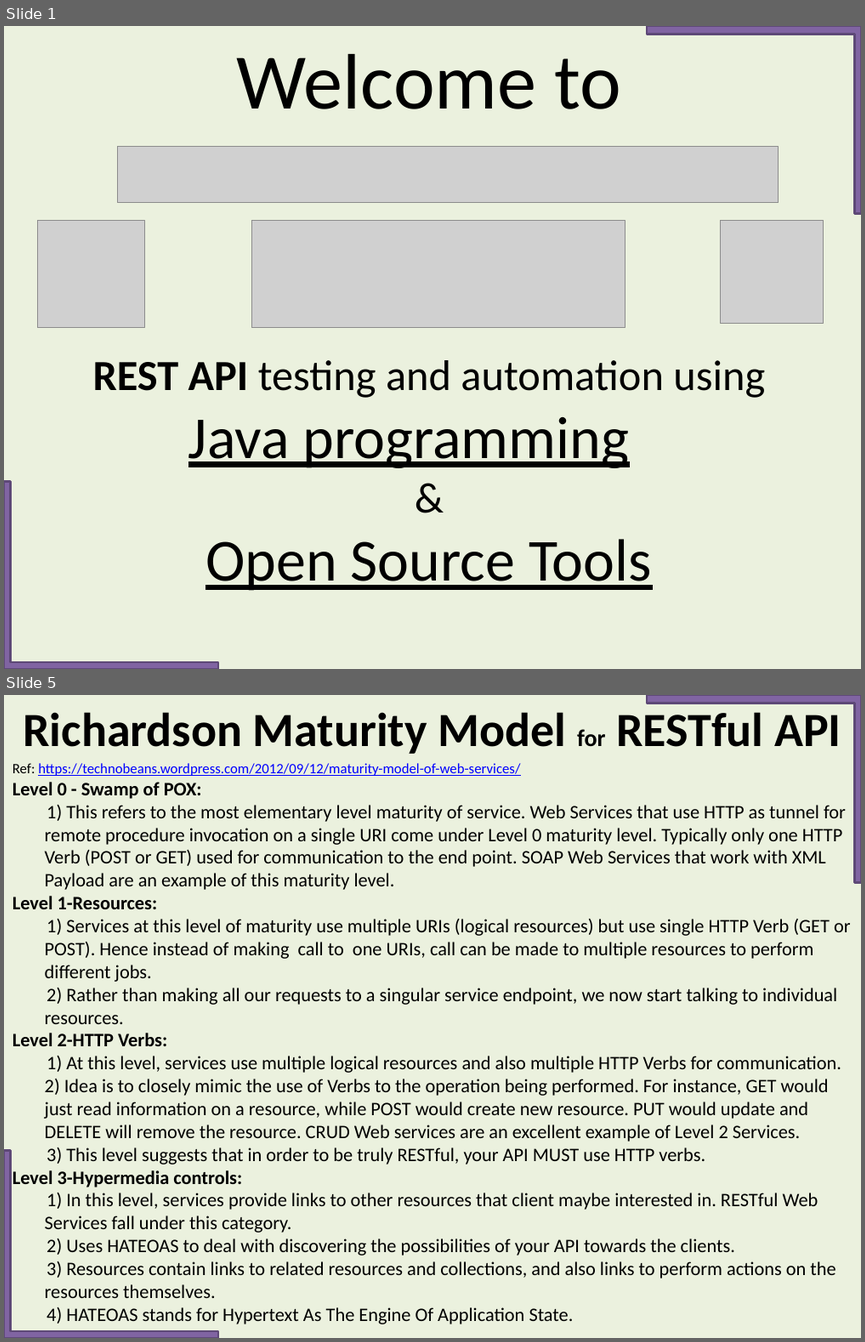
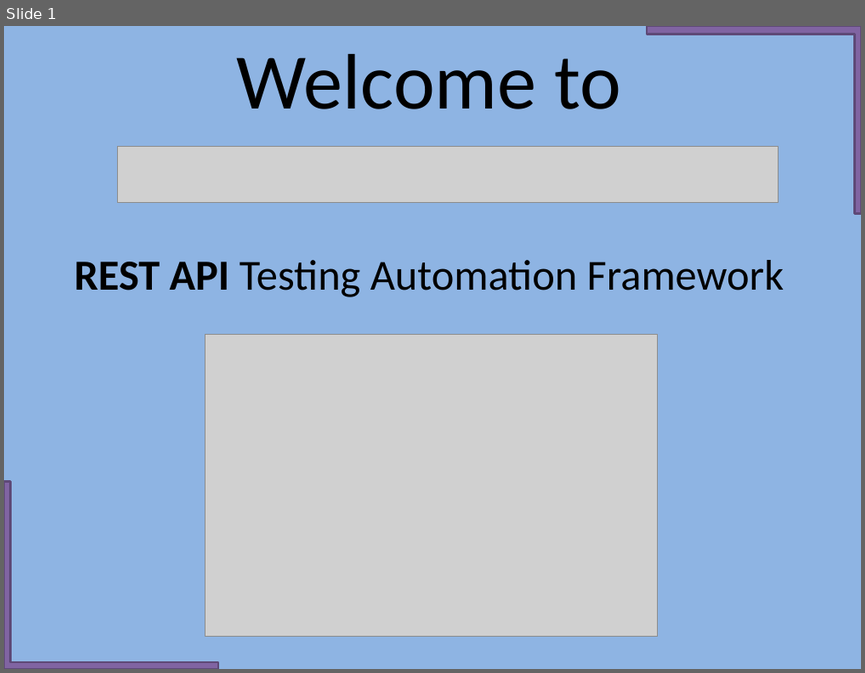
Before and after one commit to imademethink/imademethink_REST_api_automation, a slide deck: PPT_testing_using_Java/REST_API_Testing_Using_Programming_Java.pptx. Shown one above the other, each under a label of ours: slides 1 and 5 before the commit, slide 1 after it; the slides between them are not shown. The pictures are 865x1342 and 865x673 pixels, drawn with LibreOffice and Linux fonts; fonts in the diff are those of the drawing; grey boxes stand for pictures. Boxes give left, top, right and bottom in pixels: in the first picture for what was removed or moved away, otherwise in the second. Text is boxed around its words. In the diff, an @@ line names an element or a change of style, - is before the commit and + after.

```diff
--- a/PPT_testing_using_Java/REST_API_Testing_Using_Programming_Java.pptx
+++ b/PPT_testing_using_Java/REST_API_Testing_Using_Programming_Java.pptx
@@ slide 5 removed at (4,695,861,1338), background #EBF1DE @@
@@ text removed at (23,712,841,754) @@
-Richardson Maturity Model for RESTful API
@@ corner removed at (647,695,861,883) @@
@@ text removed at (12,763,851,1324) @@
-Ref: https://technobeans.wordpress.com/2012/09/12/maturity-model-of-web-services/
-Level 0 - Swamp of POX:
-1) This refers to the most elementary level maturity of service. Web Services that use HTTP as tunnel for remote procedure invocation on a single URI come under Level 0 maturity level. Typically only one HTTP Verb (POST or GET) used for communication to the end point. SOAP Web Services that work with XML Payload are an example of this maturity level.
-Level 1-Resources:
-1) Services at this level of maturity use multiple URIs (logical resources) but use single HTTP Verb (GET or POST). Hence instead of making call to one URIs, call can be made to multiple resources to perform different jobs.
-2) Rather than making all our requests to a singular service endpoint, we now start talking to individual resources.
-Level 2-HTTP Verbs:
-1) At this level, services use multiple logical resources and also multiple HTTP Verbs for communication. 2) Idea is to closely mimic the use of Verbs to the operation being performed. For instance, GET would just read information on a resource, while POST would create new resource. PUT would update and DELETE will remove the resource. CRUD Web services are an excellent example of Level 2 Services.
-3) This level suggests that in order to be truly RESTful, your API MUST use HTTP verbs.
-Level 3-Hypermedia controls:
-1) In this level, services provide links to other resources that client maybe interested in. RESTful Web Services fall under this category.
-2) Uses HATEOAS to deal with discovering the possibilities of your API towards the clients.
-3) Resources contain links to related resources and collections, and also links to perform actions on the resources themselves.
-4) HATEOAS stands for Hypertext As The Engine Of Application State.
@@ corner removed at (4,1150,218,1338) @@
@@ slide 1 changed as well @@
@@ background #EBF1DE to #8EB4E3 @@
@@ picture removed at (37,221,144,328) @@
@@ picture removed at (251,221,624,328) @@
@@ picture removed at (721,221,823,324) @@
@@ text at (75,260,783,297): text changed @@
-REST API testing and automation using
-Java programming
-&
-Open Source Tools
+REST API Testing Automation Framework
@@ picture added at (205,334,658,635) @@
```
Also in this commit, not shown: 1 slide added, 20 other slides removed.
